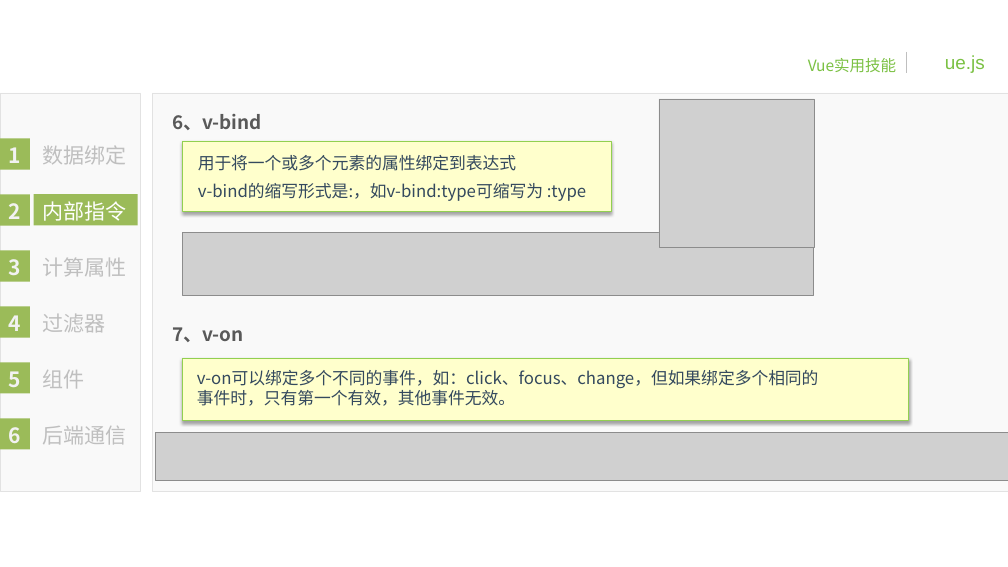
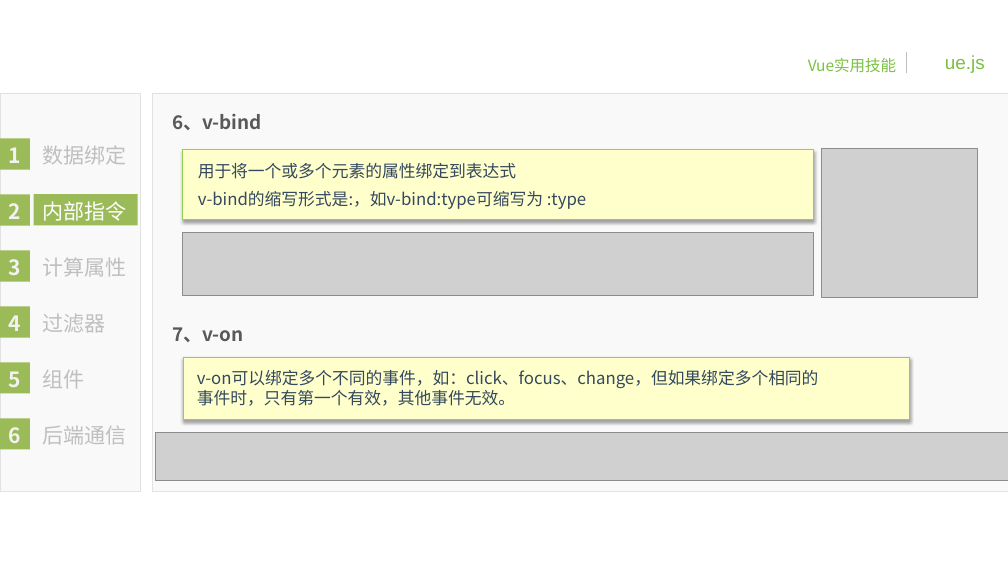
Before and after one commit to BinMarshall/studing, a slide deck: slide 24 of Vue/前端框架—Vue-郝彬彬-20180820.pptx. Drawn at 1008x567 pixels with LibreOffice and Linux fonts; fonts in the diff are those of the drawing; grey boxes stand for pictures; background and template pictures are left out. Boxes give left, top, right and bottom in pixels: in the first picture for what was removed or moved away, otherwise in the second. Text is boxed around its words. In the diff, an @@ line names an element or a change of style, - is before the commit and + after.

```diff
--- a/Vue/前端框架—Vue-郝彬彬-20180820.pptx
+++ b/Vue/前端框架—Vue-郝彬彬-20180820.pptx
@@ rounded rectangle: place and size @@
-rounded rectangle at (182, 141, 611, 212)
+rounded rectangle at (182, 149, 814, 220)
@@ picture: place and size @@
-picture at (659, 99, 815, 247)
+picture at (822, 149, 978, 297)
@@ text "用于将一个或多个元素的属性绑定到表达式": place and size @@
-text "用于将一个或多个元素的属性绑定到表达式" at (198, 155, 516, 171)
+text "用于将一个或多个元素的属性绑定到表达式" at (198, 163, 516, 179)
@@ text "v-bind的缩写形式是:，如v-bind:type可缩写为 :type": place and size @@
-text "v-bind的缩写形式是:，如v-bind:type可缩写为 :type" at (198, 183, 586, 201)
+text "v-bind的缩写形式是:，如v-bind:type可缩写为 :type" at (198, 191, 586, 209)
```
Also in this commit, not shown: 12 other slides changed.
